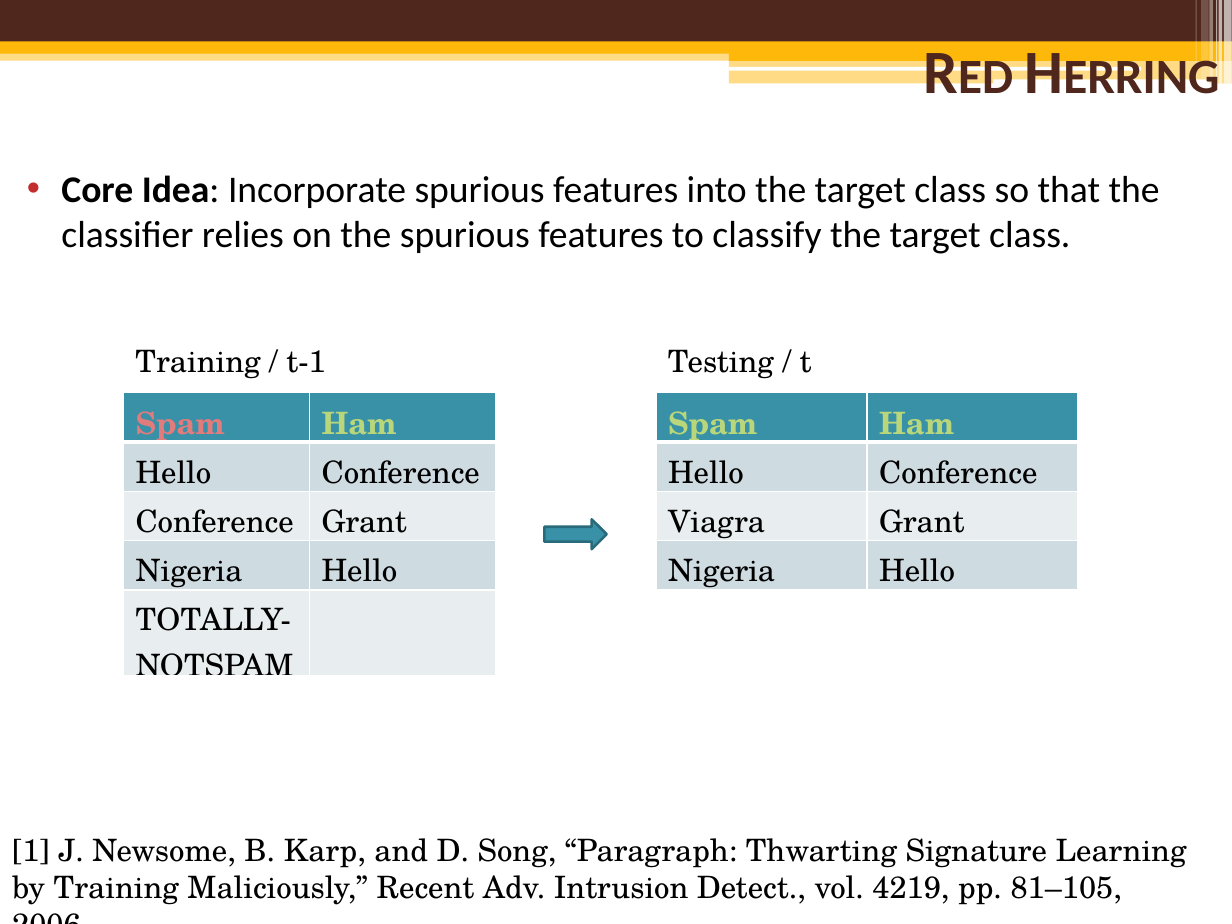
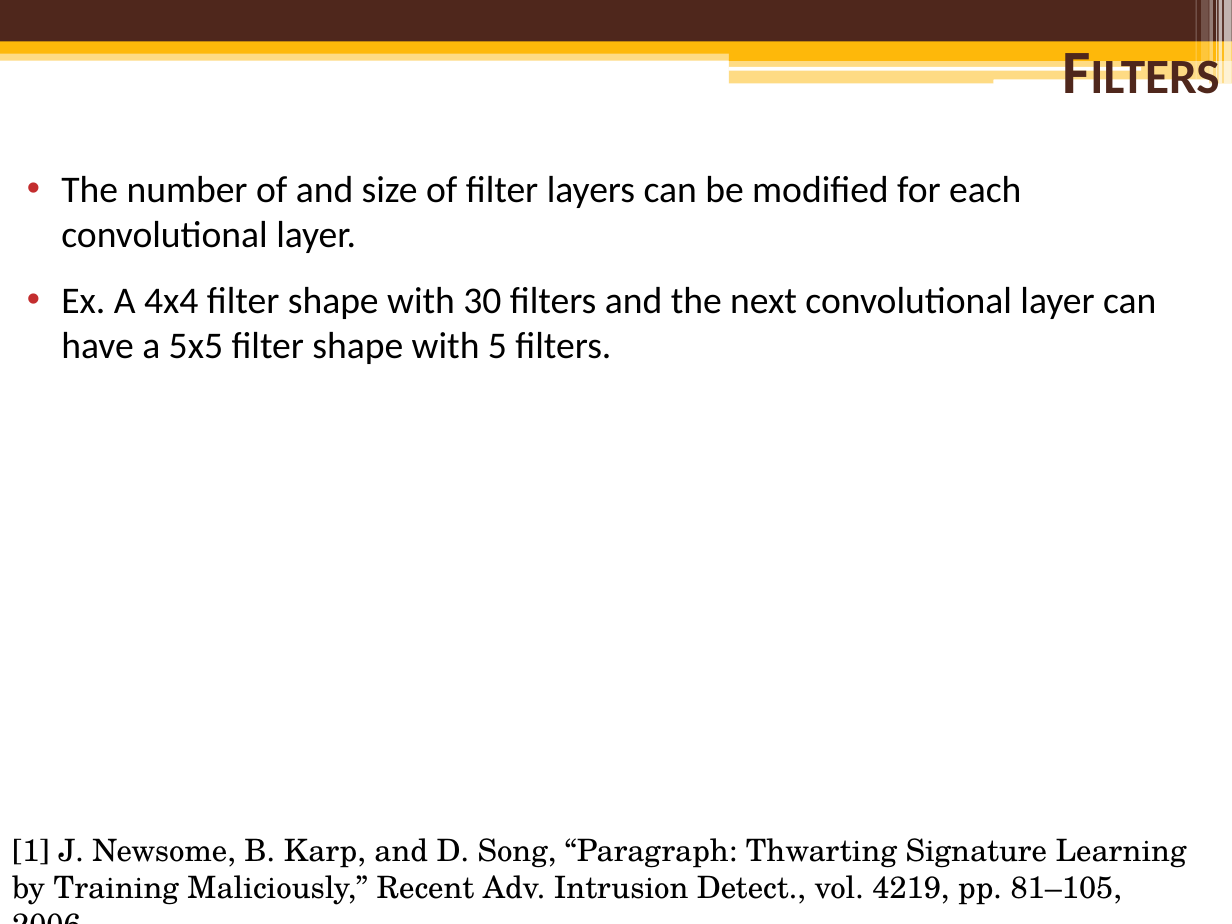
Before and after one commit to mcguires5/MachineLearning1, a slide deck: slide 16 of ConvolutionNeuralNetwork.pptx (slide 19 before the commit). Drawn at 1232x924 pixels with LibreOffice and Linux fonts; fonts in the diff are those of the drawing; background and template pictures are left out. Boxes give left, top, right and bottom in pixels: in the first picture for what was removed or moved away, otherwise in the second. Text is boxed around its words. In the diff, an @@ line names an element or a change of style, - is before the commit and + after.

Commit message:
Updated PPT

```diff
--- a/ConvolutionNeuralNetwork.pptx
+++ b/ConvolutionNeuralNetwork.pptx
@@ text at (61, 176, 1156, 364): text changed @@
-• Core Idea: Incorporate spurious features into the target class so that the classifier relies on the spurious features to classify the target class.
+• The number of and size of filter layers can be modified for each convolutional layer.
+• Ex. A 4x4 filter shape with 30 filters and the next convolutional layer can have a 5x5 filter shape with 5 filters.
@@ title at (510, 287, 597, 314): text changed @@
-Red Herring
+Filters
@@ text removed at (135, 349, 325, 379) @@
-Training / t-1
@@ text removed at (668, 349, 812, 379) @@
-Testing / t
@@ table removed at (123, 393, 495, 679), 5 rows, 2 columns @@
-Spam | Ham
-Hello | Conference
-Conference | Grant
-Nigeria | Hello
-TOTALLY-NOTSPAM | 
@@ table removed at (655, 393, 1077, 595), 4 rows, 2 columns @@
-Spam | Ham
-Hello | Conference
-Viagra | Grant
-Nigeria | Hello
@@ right arrow removed at (545, 520, 606, 549) @@
```
Also in this commit, not shown: 6 other slides changed, 4 slides added, 35 slides removed.
